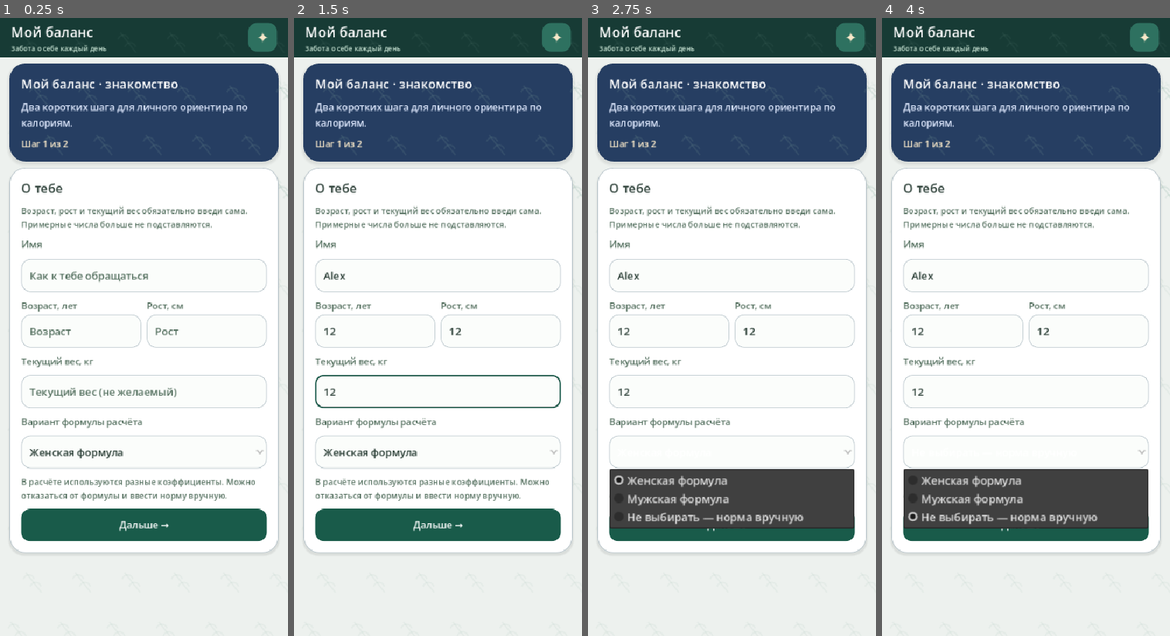
Above: before the commit, frames 1-4 (left to right).
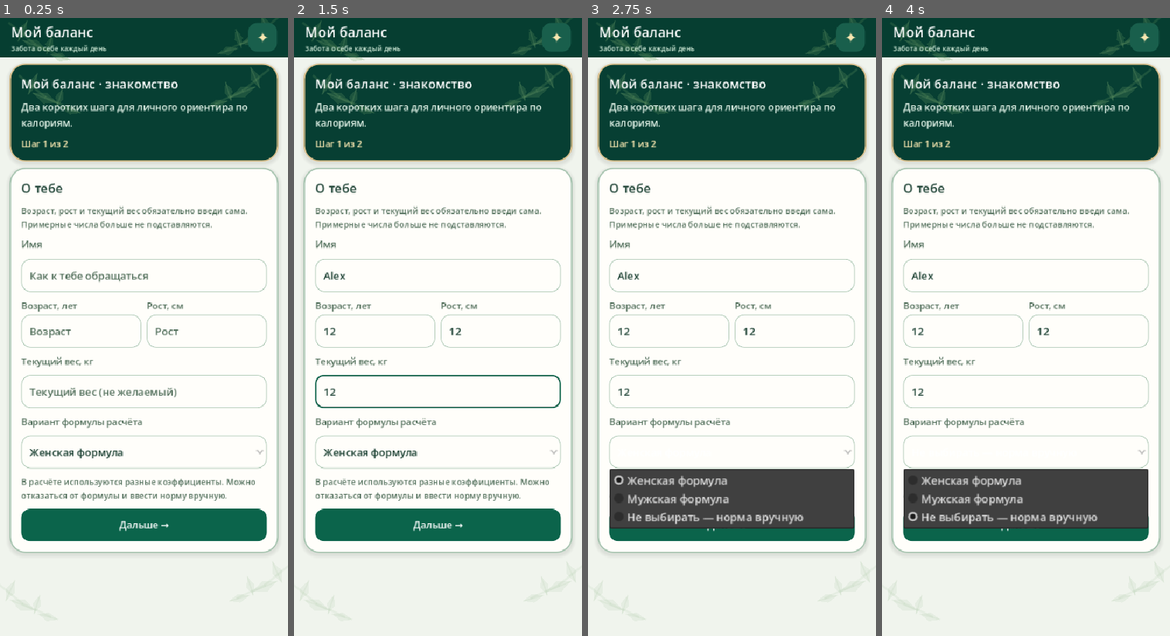
Above: after the commit, the same moments.

Repository: Domenklay/My_balance
Game: Godot game, scene res://main.tscn
The game is run twice, just before and just after one commit, with the same random seed, the same clock (stepped at 60 frames per second) and the same inputs.
Inputs (mouse positions are in pixels of both pictures, inside the frame that each line leads up to):
- Up to frame 1 (0.25 s): no input
- Up to frame 2 (1.5 s): click (438, 277) at 0.52 s; type "Alex" at 0.6 s; click (374, 333) at 0.75 s; type "12" at 0.83 s; click (501, 333) at 0.98 s; type "12" at 1.07 s; click (438, 388) at 1.27 s; type "12" at 1.35 s
- Up to frame 3 (2.75 s): click "Женская формула" at 2 s
- Up to frame 4 (4 s): click "Дальше →" at 2.75 s; click "Не выбирать — норма вручную" at 3.5 s

The runs differ from the first frame. In frame 1, 16% of the frame differs, in the area x 2-100%, y 0-97%; in frame 2, 16%; in frame 3, 16%; in frame 4, 16%.

Commit message:
Activate selected botanical design once for existing forest-theme diaries (0.7.18)

Diff:
--- a/godot/src/main.gd
+++ b/godot/src/main.gd
@@ -240,7 +240,25 @@
     _render()
     _notify_saved("Повышенная контрастность включена" if not previous else "Обычная контрастность")
 
+# v0.7.18: show the selected third design on the first launch after
+# upgrading a standard-theme diary. Do not overwrite the journal, calorie
+# goals, theme choices other than "forest", or the user's pattern preference.
+# A durable marker prevents switching back after a manual theme change.
+func _activate_botanical_default_once() -> void:
+    var settings: Dictionary = store.data.get("settings", {})
+    if bool(settings.get("botanical_default_applied", false)):
+        return
+    var previous: Dictionary = settings.duplicate(true)
+    settings["botanical_default_applied"] = true
+    if str(settings.get("theme", "forest")) == "forest":
+        settings["theme"] = "botanical"
+    store.data["settings"] = settings
+    if not store.save():
+        store.data["settings"] = previous
+
+
 func _ready() -> void:
+    _activate_botanical_default_once()
     _apply_palette()
     month_shown = date.substr(0, 7)
     barcode_http = HTTPRequest.new()
--- /dev/null
+++ b/godot/tests/botanical_default_test.gd
@@ -0,0 +1,71 @@
+extends SceneTree
+
+const StoreScript = preload("res://src/store.gd")
+
+func _initialize() -> void:
+    call_deferred("_run")
+
+func _fail(reason: String) -> void:
+    push_error("FAILED BOTANICAL DEFAULT: " + reason)
+    quit(1)
+
+func _start_app() -> Control:
+    var app = load("res://main.tscn").instantiate()
+    root.add_child(app)
+    return app
+
+func _run() -> void:
+    var old = StoreScript.new()
+    old.data = old.default_data()
+    old.data["settings"]["onboarding_complete"] = true
+    old.data["settings"]["kcal"] = 1760
+    old.data["notes"]["2026-11-21"] = "Записи должны сохраниться"
+    if not old.save():
+        _fail("cannot prepare existing journal")
+        return
+
+    var app = _start_app()
+    await process_frame
+    if app.current_theme != "botanical" or app.PATTERN_STYLE != "botanical":
+        _fail("existing forest theme was not promoted on app launch")
+        return
+    var promoted = StoreScript.new()
+    if str(promoted.data["settings"].get("theme", "")) != "botanical" or \
+            not bool(promoted.data["settings"].get("botanical_default_applied", false)):
+        _fail("migration marker or selected theme not persisted")
+        return
+    if int(promoted.data["settings"]["kcal"]) != 1760 or \
+            str(promoted.data["notes"].get("2026-11-21", "")) != "Записи должны сохраниться":
+        _fail("upgrade discarded personal goals or diary")
+        return
+    app._choose_theme("forest")
+    await process_frame
+    app.queue_free()
+    await process_frame
+
+    var again = _start_app()
+    await process_frame
+    if again.current_theme != "forest":
+        _fail("app reverts manual choice to botanical on restart")
+        return
+    again.queue_free()
+    await process_frame
+
+    var other = StoreScript.new()
+    other.data["settings"]["theme"] = "dark"
+    other.data["settings"]["patterns"] = false
+    other.data["settings"].erase("botanical_default_applied")
+    if not other.save():
+        _fail("cannot prepare existing dark-theme diary")
+        return
+    var preserved = _start_app()
+    await process_frame
+    if preserved.current_theme != "dark" or preserved.PATTERNS:
+        _fail("upgrade overwrote explicitly selected theme or pattern setting")
+        return
+    if int(preserved.store.data["settings"]["kcal"]) != 1760:
+        _fail("upgrade modified the user's calorie target")
+        return
+    preserved.queue_free()
+    print("PASS BOTANICAL DEFAULT: one-time upgrade, manual theme persistence, preserved diary and contrast preferences")
+    quit(0)
Not shown, changed: godot/export_presets.cfg
